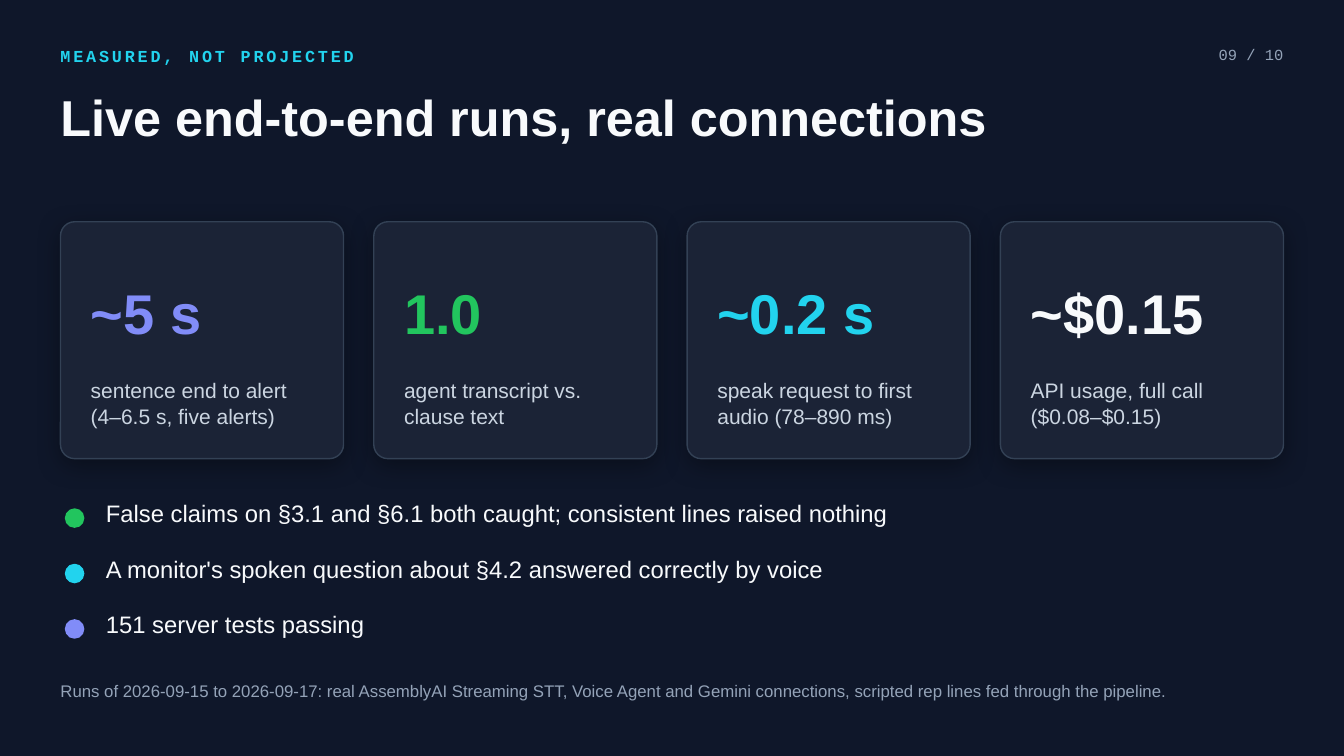
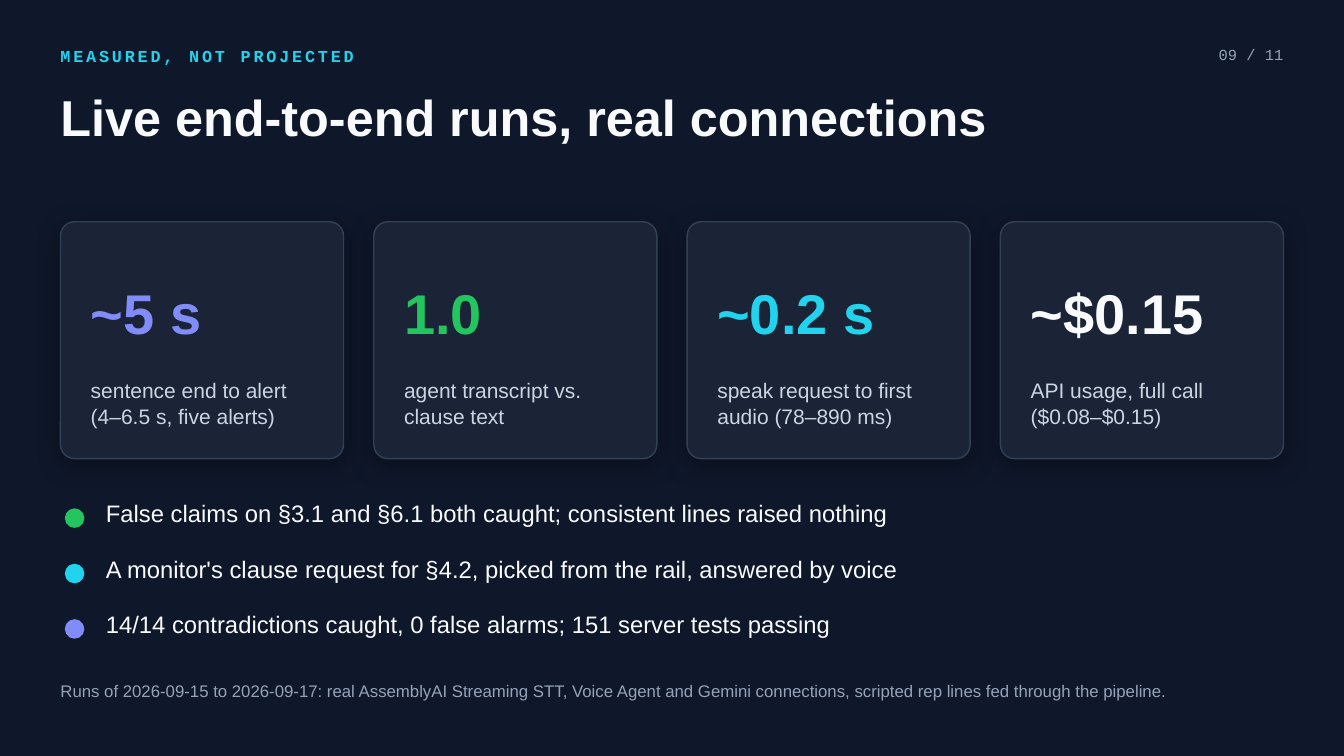
Before and after one commit to ishal1410/clausecatcher, a slide deck: slide 9 of docs/submission/ClauseCatcher.pptx. Drawn at 1344x756 pixels with LibreOffice and Linux fonts; fonts in the diff are those of the drawing. Boxes give left, top, right and bottom in pixels: in the first picture for what was removed or moved away, otherwise in the second. Text is boxed around its words. In the diff, an @@ line names an element or a change of style, - is before the commit and + after.

```diff
--- a/docs/submission/ClauseCatcher.pptx
+++ b/docs/submission/ClauseCatcher.pptx
@@ text at (x1=1219, y1=50, x2=1284, y2=60): text changed @@
-09 / 10
+09 / 11
@@ text at (x1=106, y1=560, x2=897, y2=583): text changed @@
-A monitor's spoken question about §4.2 answered correctly by voice
+A monitor's clause request for §4.2, picked from the rail, answered by voice
@@ text at (x1=106, y1=615, x2=830, y2=638): text changed @@
-151 server tests passing
+14/14 contradictions caught, 0 false alarms; 151 server tests passing
```
Also in this commit, not shown: 8 other slides changed, 1 slide added, 16 other files.
